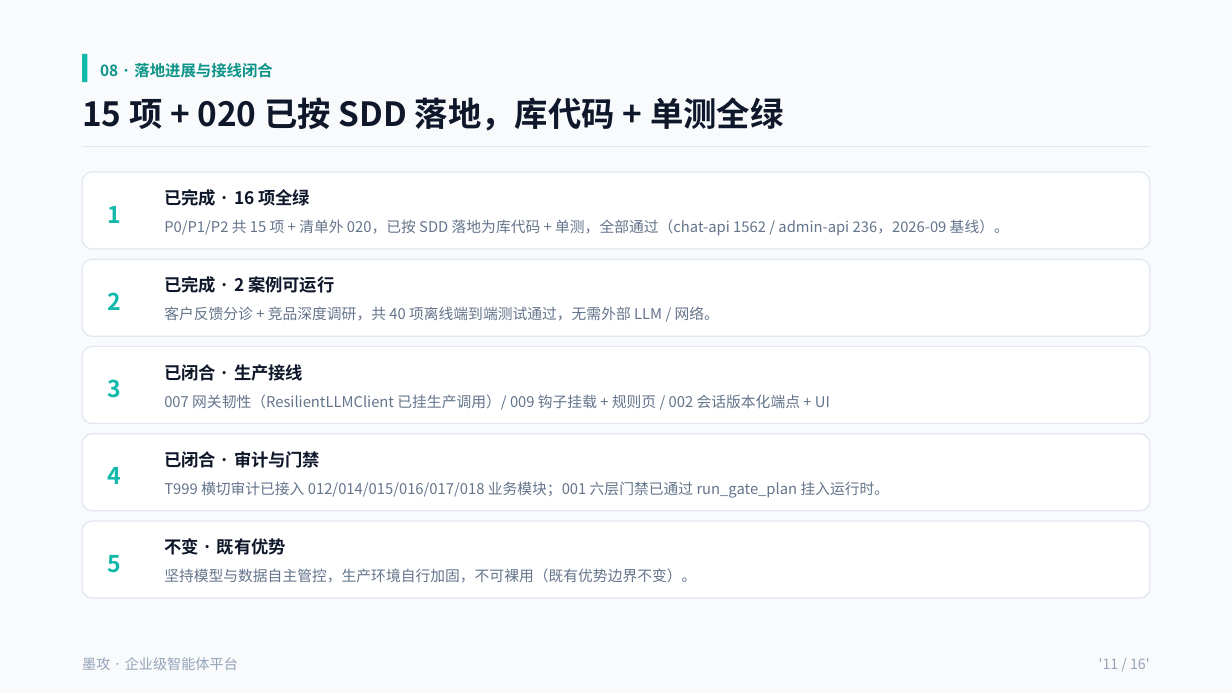
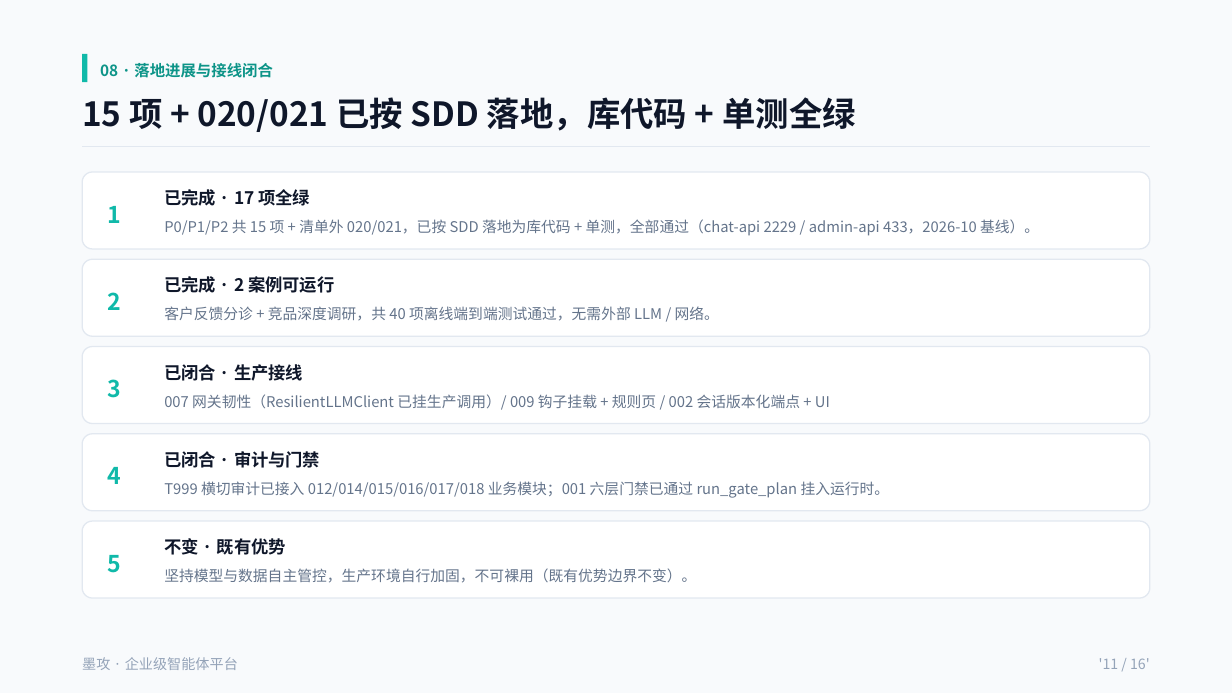
Before and after one commit to cooper2006/mogo, a slide deck: slide 11 of docs/intro-v4.pptx. Drawn at 1232x693 pixels with LibreOffice and Linux fonts; fonts in the diff are those of the drawing. Boxes give left, top, right and bottom in pixels: in the first picture for what was removed or moved away, otherwise in the second. Text is boxed around its words. In the diff, an @@ line names an element or a change of style, - is before the commit and + after.

```diff
--- a/docs/intro-v4.pptx
+++ b/docs/intro-v4.pptx
@@ text at (x1=82, y1=97, x2=856, y2=132): text changed @@
-15 项 + 020 已按 SDD 落地，库代码 + 单测全绿
+15 项 + 020/021 已按 SDD 落地，库代码 + 单测全绿
@@ text at (x1=164, y1=189, x2=310, y2=206): text changed @@
-已完成 · 16 项全绿
+已完成 · 17 项全绿
@@ text at (x1=164, y1=219, x2=1039, y2=236): text changed @@
-P0/P1/P2 共 15 项 + 清单外 020，已按 SDD 落地为库代码 + 单测，全部通过（chat-api 1562 / admin-api 236，2026-09 基线）。
+P0/P1/P2 共 15 项 + 清单外 020/021，已按 SDD 落地为库代码 + 单测，全部通过（chat-api 2229 / admin-api 433，2026-10 基线）。
```
Also in this commit, not shown: 5 other slides changed, 4 other files.
